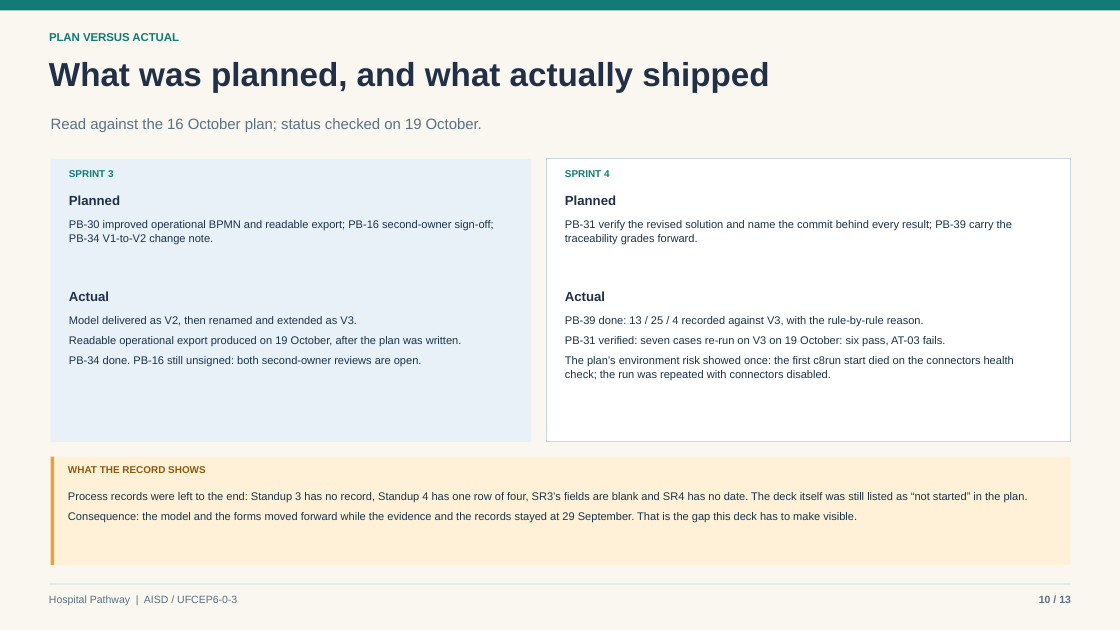
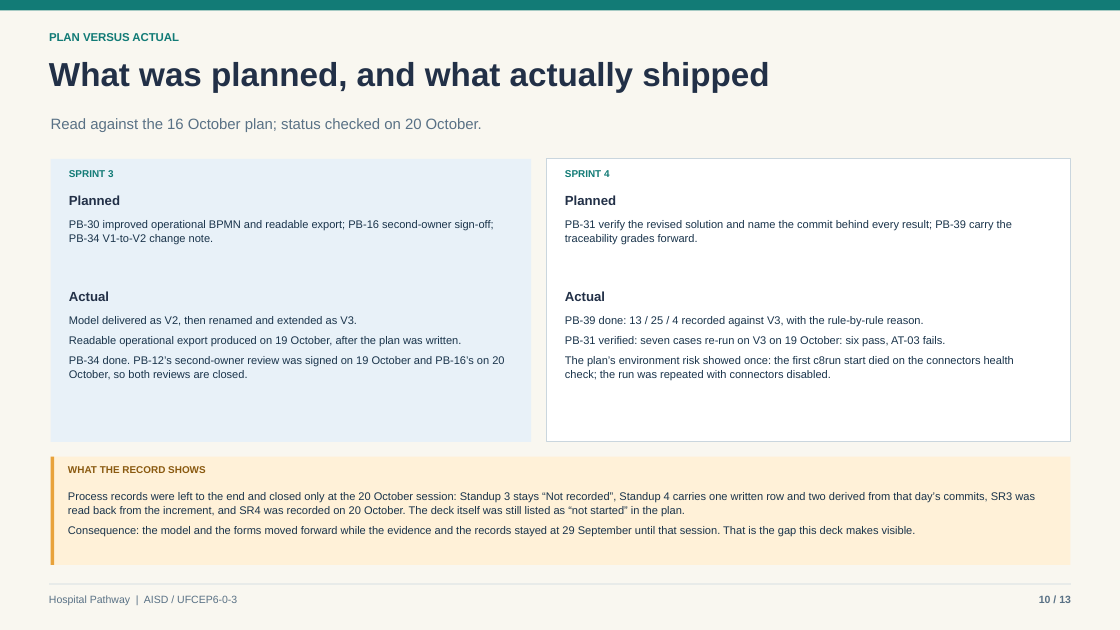
Before and after one commit to Estrella6066773/HW_AISD, a slide deck: slide 10 of submissions/AISD/AISD_Presentation_2026-10-19.pptx. Drawn at 1120x630 pixels with LibreOffice and Linux fonts; fonts in the diff are those of the drawing. Boxes give left, top, right and bottom in pixels: in the first picture for what was removed or moved away, otherwise in the second. Text is boxed around its words. In the diff, an @@ line names an element or a change of style, - is before the commit and + after.

```diff
--- a/submissions/AISD/AISD_Presentation_2026-10-19.pptx
+++ b/submissions/AISD/AISD_Presentation_2026-10-19.pptx
@@ text at [51,118,482,132]: text changed @@
-Read against the 16 October plan; status checked on 19 October.
+Read against the 16 October plan; status checked on 20 October.
@@ text at [69,356,504,379]: text changed @@
-PB-34 done. PB-16 still unsigned: both second-owner reviews are open.
+PB-34 done. PB-12’s second-owner review was signed on 19 October and PB-16’s on 20 October, so both reviews are closed.
@@ text at [68,492,1035,536]: text changed @@
-Process records were left to the end: Standup 3 has no record, Standup 4 has one row of four, SR3’s fields are blank and SR4 has no date. The deck itself was still listed as “not started” in the plan.
-Consequence: the model and the forms moved forward while the evidence and the records stayed at 29 September. That is the gap this deck has to make visible.
+Process records were left to the end and closed only at the 20 October session: Standup 3 stays “Not recorded”, Standup 4 carries one written row and two derived from that day’s commits, SR3 was read back from the increment, and SR4 was recorded on 20 October. The deck itself was still listed as “not started” in the plan.
+Consequence: the model and the forms moved forward while the evidence and the records stayed at 29 September until that session. That is the gap this deck makes visible.
```
Also in this commit, not shown: 1 other slide changed, 12 other files.
